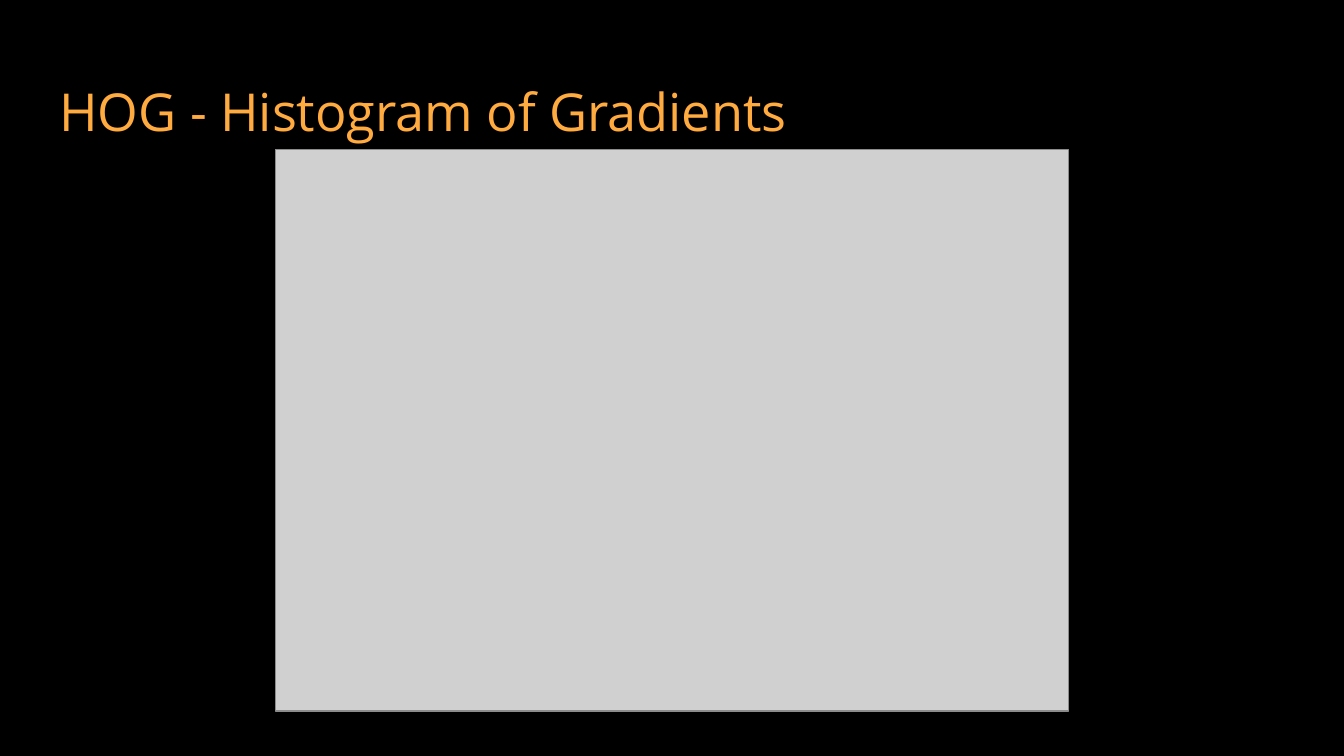
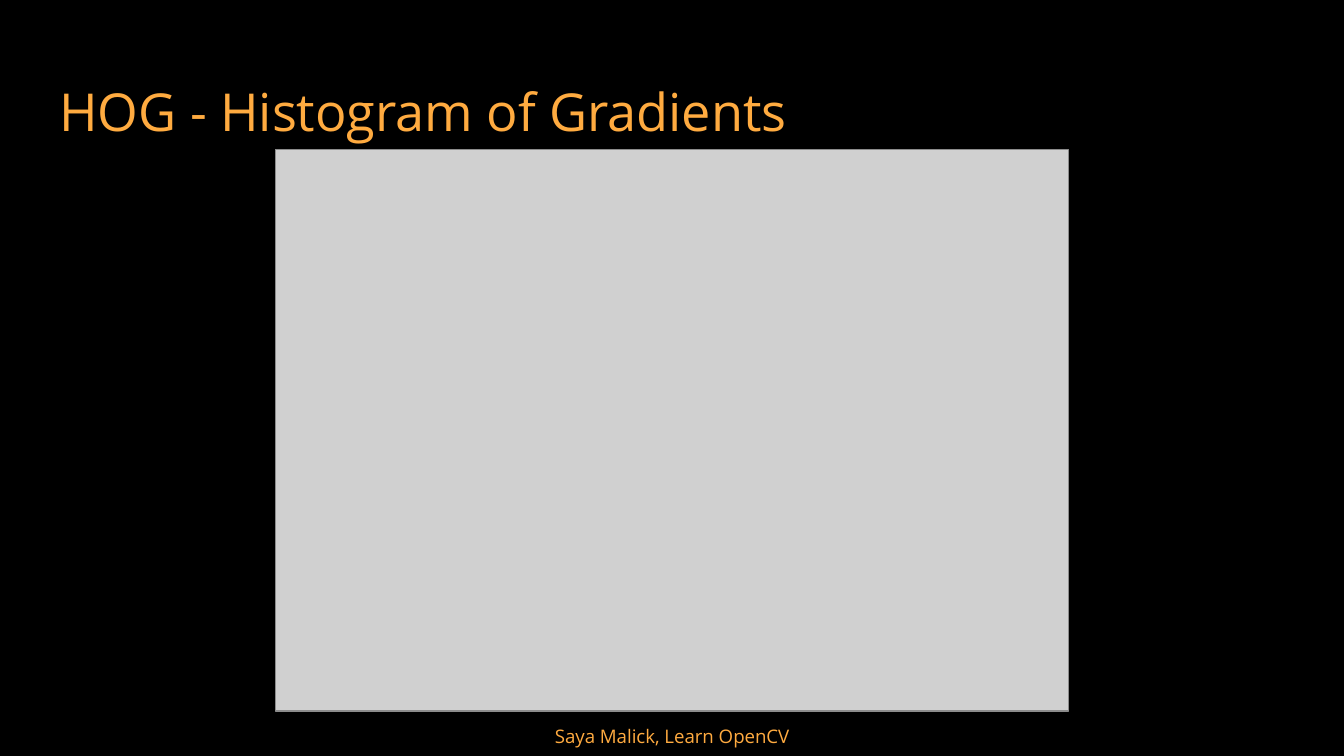
Before and after one commit to TZstatsADS/Fall2017-project3-fall2017-project3-grp8, a slide deck: slide 9 of doc/ImageClassification.pptx. Drawn at 1344x756 pixels with LibreOffice and Linux fonts; fonts in the diff are those of the drawing; grey boxes stand for pictures. Boxes give left, top, right and bottom in pixels: in the first picture for what was removed or moved away, otherwise in the second. Text is boxed around its words. In the diff, an @@ line names an element or a change of style, - is before the commit and + after.

```diff
--- a/doc/ImageClassification.pptx
+++ b/doc/ImageClassification.pptx
@@ text added at [555, 728, 790, 748], 10 pt, text #FFAB40 @@
+Saya Malick, Learn OpenCV
```
Also in this commit, not shown: 2 other slides changed.
